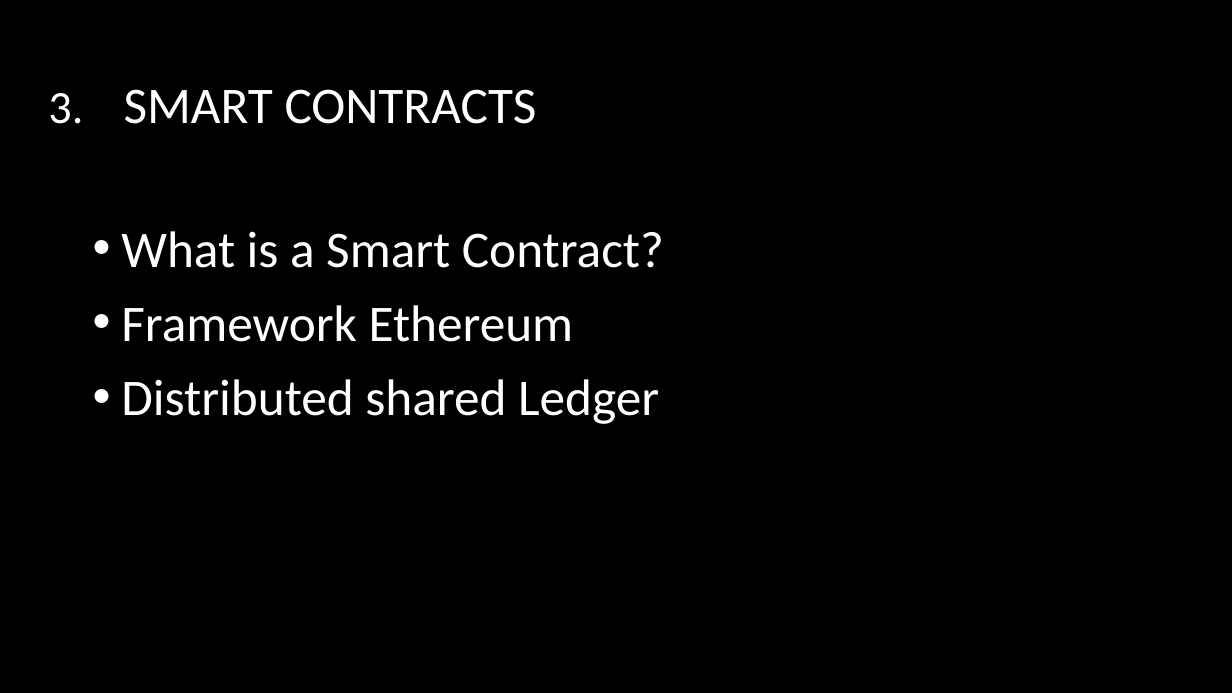
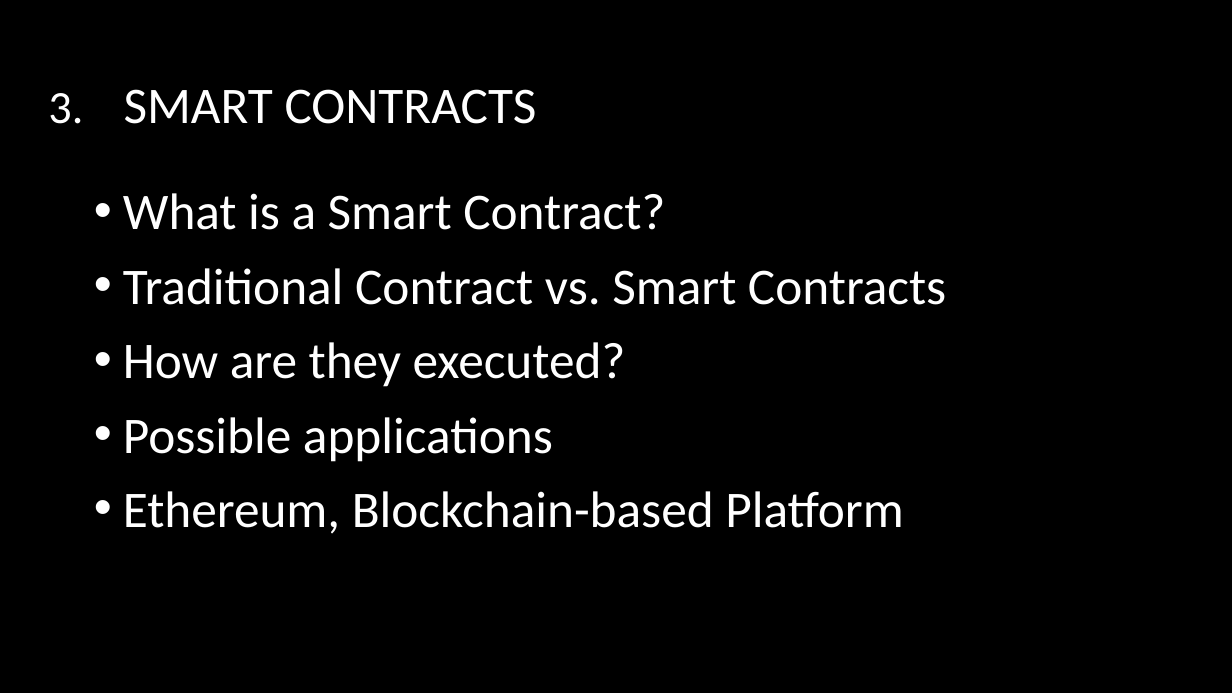
Before and after one commit to lucaspelloni2/SeminarSmartContracts, a slide deck: slide 14 of presentation_SC.pptx. Drawn at 1232x693 pixels with LibreOffice and Linux fonts; fonts in the diff are those of the drawing; background and template pictures are left out. Boxes give left, top, right and bottom in pixels: in the first picture for what was removed or moved away, otherwise in the second. Text is boxed around its words. In the diff, an @@ line names an element or a change of style, - is before the commit and + after.

```diff
--- a/presentation_SC.pptx
+++ b/presentation_SC.pptx
@@ text at bbox=[123, 268, 946, 534]: text changed @@
-• Framework Ethereum
-• Distributed shared Ledger
+• Traditional Contract vs. Smart Contracts
+• How are they executed?
+• Possible applications
+• Ethereum, Blockchain-based Platform
```
Also in this commit, not shown: 1 other slide changed, 2 slides added, 4 slides removed.
